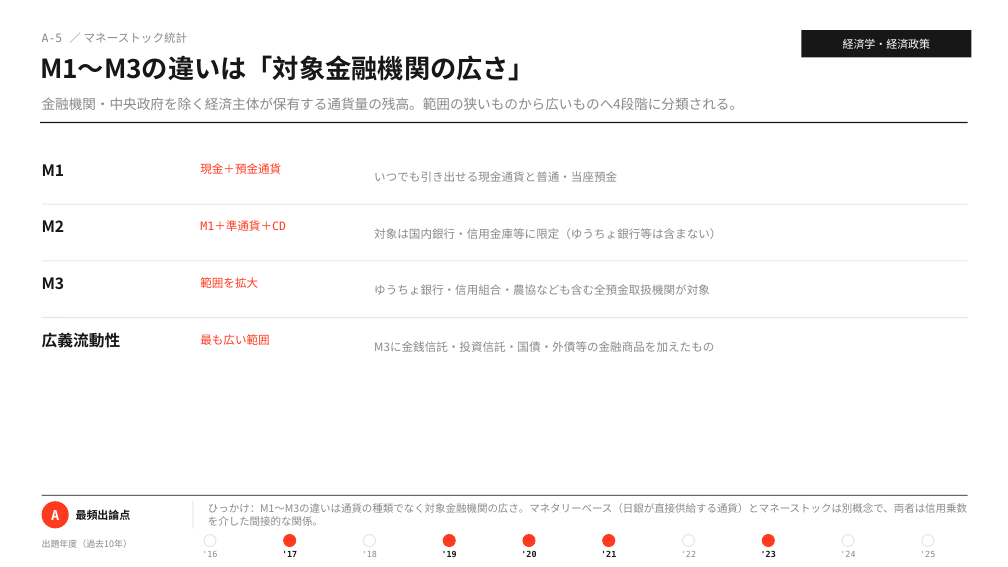
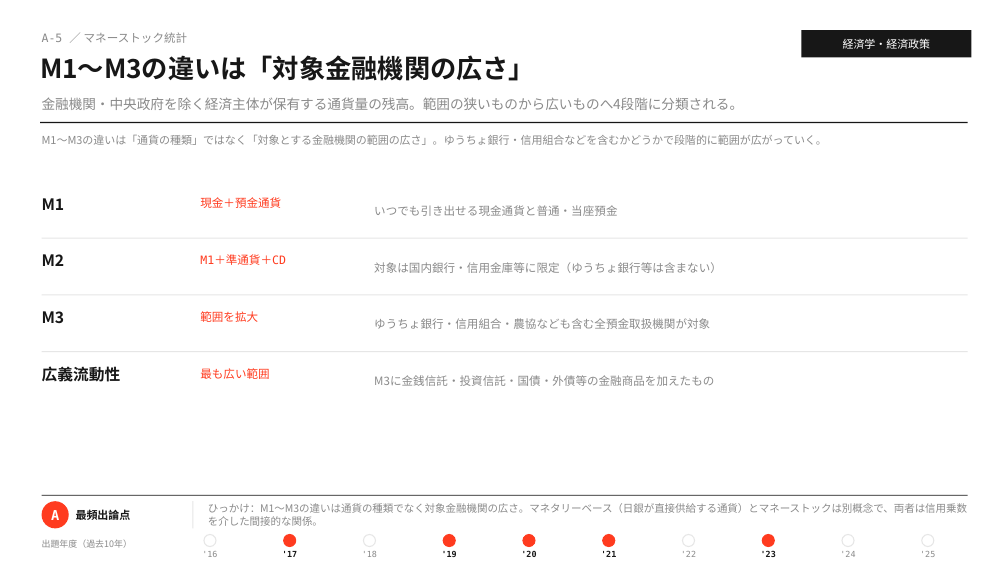
Before and after one commit to MasatoshiSano/SMEC, a slide deck: slide 7 of slides/1st_stage/A_economics.pptx. Drawn at 1008x567 pixels with LibreOffice and Linux fonts; fonts in the diff are those of the drawing. Boxes give left, top, right and bottom in pixels: in the first picture for what was removed or moved away, otherwise in the second. Text is boxed around its words. In the diff, an @@ line names an element or a change of style, - is before the commit and + after.

```diff
--- a/slides/1st_stage/A_economics.pptx
+++ b/slides/1st_stage/A_economics.pptx
@@ text added at [42,135,827,145], 10.5 pt, text #8A8A8A @@
+M1〜M3の違いは「通貨の種類」ではなく「対象とする金融機関の範囲の広さ」。ゆうちょ銀行・信用組合などを含むかどうかで段階的に範囲が広がっていく。
@@ line moved from (42, 261) - (968, 261) to (42, 238) - (968, 238) @@
@@ line moved from (42, 318) - (968, 318) to (42, 295) - (968, 295) @@
@@ line moved from (42, 204) - (968, 204) to (42, 352) - (968, 352) @@
@@ 12 texts: place and size @@
-12 texts at [42,163,721,352]
+12 texts at [42,197,722,386]
```
Also in this commit, not shown: 11 other slides changed, 2 other files.
